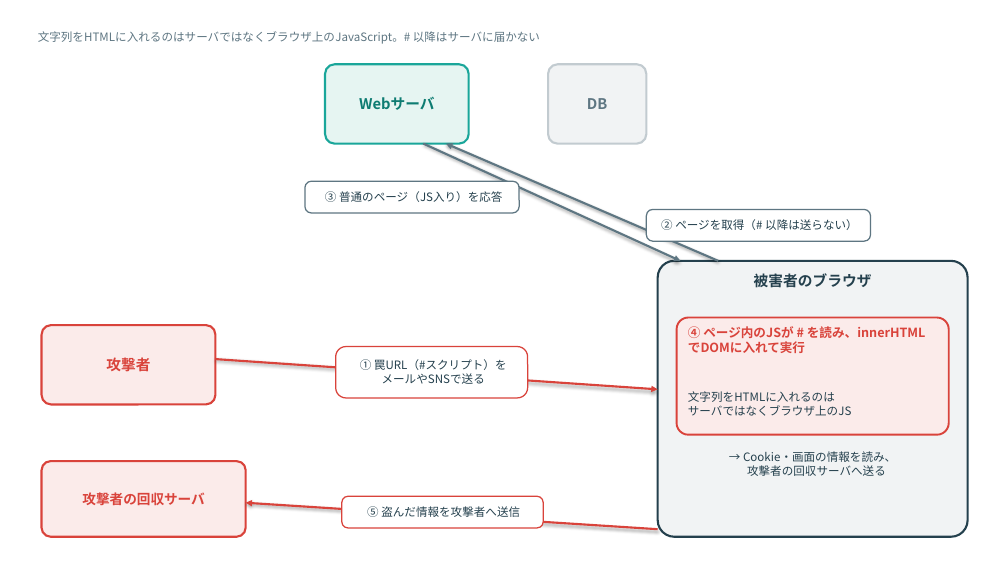
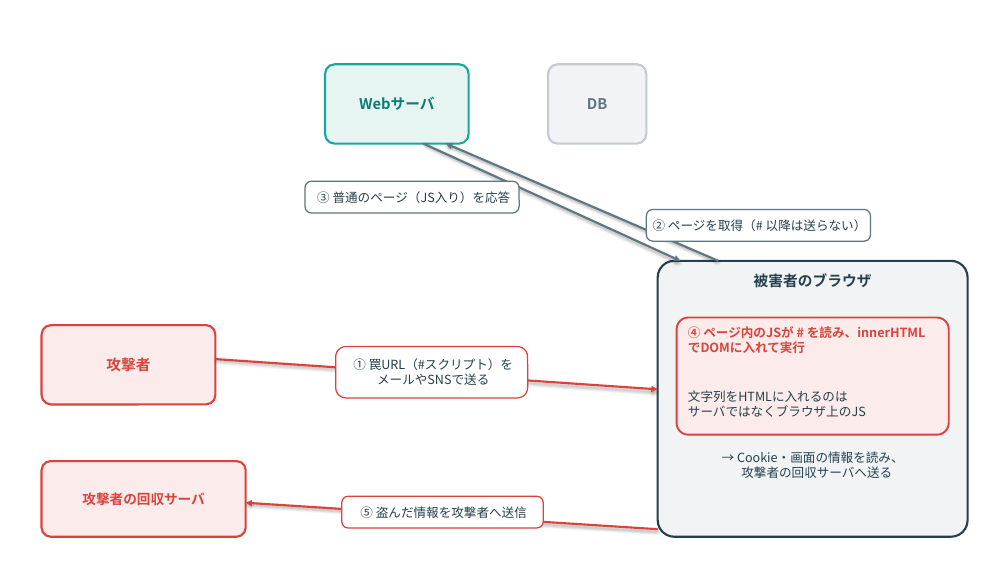
Before and after one commit to nico0748/tech-boosters, a slide deck: slide 5 of deep-dive/drafts/no.1-xss/image/HTMLパーサ図.pptx. Drawn at 1008x567 pixels with LibreOffice and Linux fonts; fonts in the diff are those of the drawing. Boxes give left, top, right and bottom in pixels: in the first picture for what was removed or moved away, otherwise in the second. Text is boxed around its words. In the diff, an @@ line names an element or a change of style, - is before the commit and + after.

```diff
--- a/deep-dive/drafts/no.1-xss/image/HTMLパーサ図.pptx
+++ b/deep-dive/drafts/no.1-xss/image/HTMLパーサ図.pptx
@@ text removed at [38, 31, 540, 44] @@
-文字列をHTMLに入れるのはサーバではなくブラウザ上のJavaScript。# 以降はサーバに届かない
@@ size 11 to 12 pt in 6 elements at [688, 390, 866, 417], [737, 451, 904, 478], [353, 358, 513, 385], [653, 219, 867, 231], [317, 191, 511, 203], [360, 506, 527, 518] @@
```
Also in this commit, not shown: 9 other slides changed, 13 other files.
